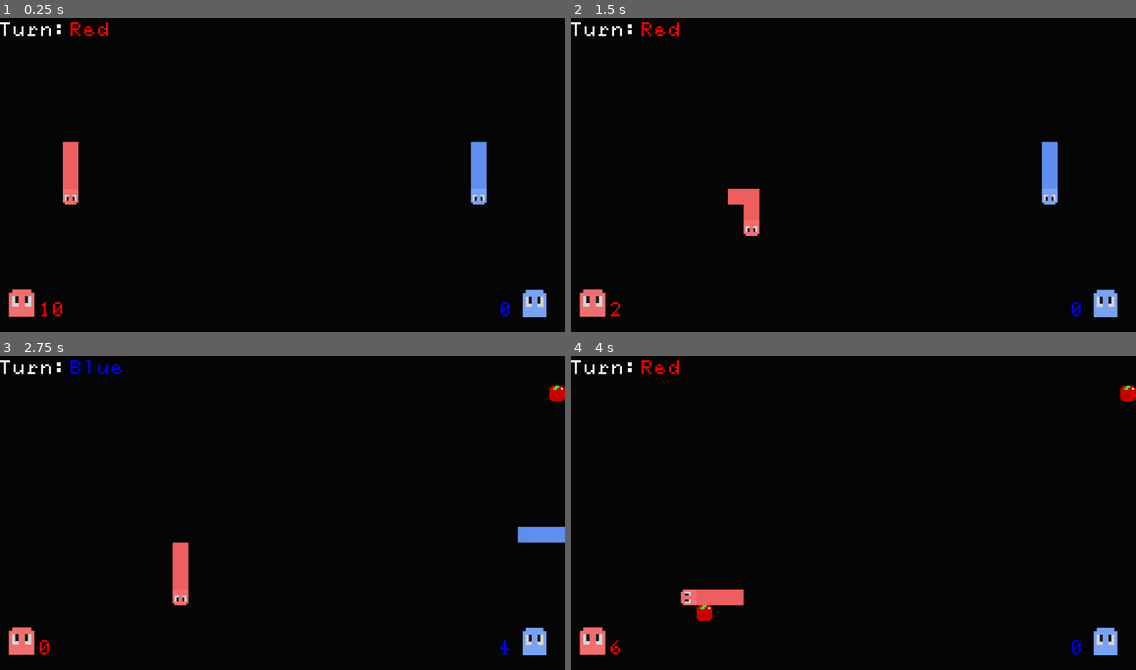
Above: before the commit, frames 1-4 (two rows, left to right).
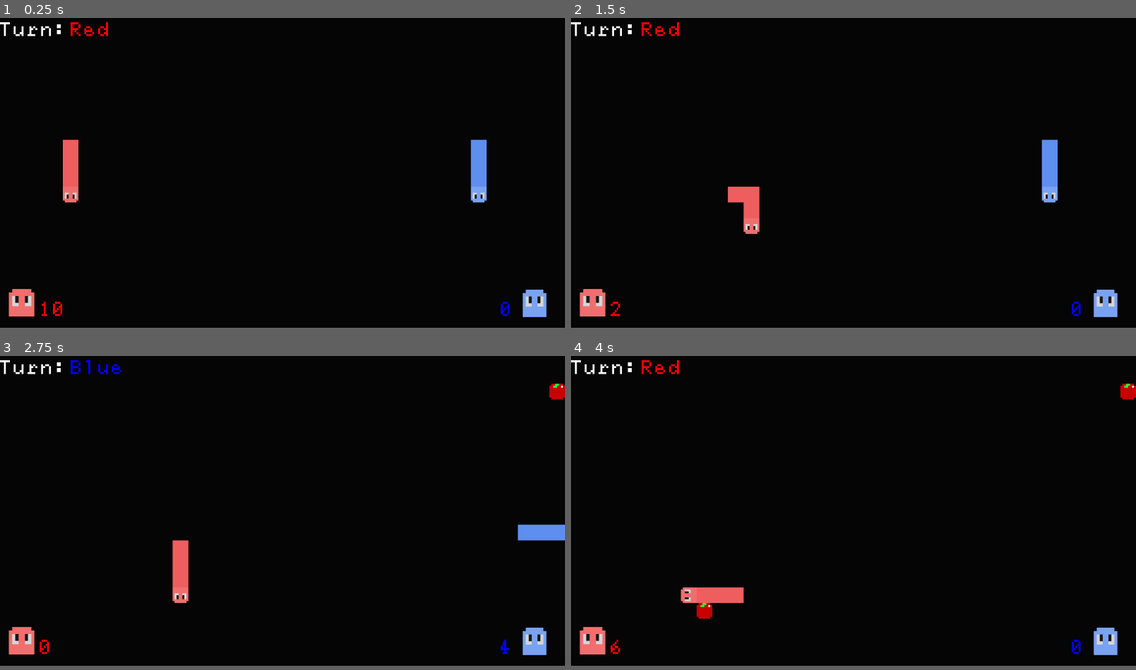
Above: after the commit, the same moments.

Repository: arrowira/MiniJam196Snake
Game: Godot game, scene res://scenes/main.tscn
Two runs of this game, one before a commit and one after it. Both use one fixed random seed, a clock stepped at 60 frames per second and the inputs below.
Inputs:
- Up to frame 1 (0.25 s): no input
- Up to frame 2 (1.5 s): tap Enter at 0.5 s; hold Right (p1right) 0.53-1.28 s; tap S (p2down) at 0.6 s; hold Down (p1down) from 1.28 s (still down); tap A (p2left) at 1.35 s
- Up to frame 3 (2.75 s): tap Space at 2 s; release Down (p1down) at 2.03 s; hold Right (p1right) from 2.03 s (still down); tap D (p2right) at 2.1 s
- Up to frame 4 (4 s): release Right (p1right) at 2.78 s; hold Up (p1up) 2.78-3.53 s; tap W (p2up) at 2.85 s; hold Left (p1left) from 3.53 s (still down); tap S (p2down) at 3.6 s
In our replay, the window is 800x450 before the commit and 800x444 after it. These sizes can differ from the game's own. Grey fills any space a smaller window leaves; there, only what the larger window draws over its background counts as a difference.

The runs differ from the first frame. In frame 1, 0.3% of the frame differs, in the area x 1-97%, y 38-96%; in frame 2, 0.3%; in frame 3, 0.4%; in frame 4, 0.4%, in the area x 1-100%, y 8-96%.

Commit message:
made tutorial scene

Diff:
--- a/minijam-196-proj/project.godot
+++ b/minijam-196-proj/project.godot
@@ -17,6 +17,7 @@
 
 [display]
 
+window/size/viewport_height=640
 window/size/resizable=false
 window/stretch/mode="viewport"
 
--- /dev/null
+++ b/minijam-196-proj/scenes/tutorialGame.tscn
@@ -0,0 +1,174 @@
+[gd_scene load_steps=13 format=3 uid="uid://dsskau34qr8d1"]
+
+[ext_resource type="Script" uid="uid://cyhlxeltdgqch" path="res://scenes/main.gd" id="1_xlbq2"]
+[ext_resource type="PackedScene" uid="uid://dsomo3xmi6joa" path="res://scenes/snakeA.tscn" id="2_4vxjc"]
+[ext_resource type="PackedScene" uid="uid://btptv76as7oeo" path="res://scenes/snakeB.tscn" id="3_ymewv"]
+[ext_resource type="PackedScene" uid="uid://bfhbaw05in4qg" path="res://scenes/AppleSpawner.tscn" id="4_mcu7n"]
+[ext_resource type="AudioStream" uid="uid://dmhgrfd2s2y8w" path="res://misc/snakeGameMusic.mp3" id="5_03m2t"]
+[ext_resource type="Texture2D" uid="uid://b76ffwimyi3sm" path="res://sprites/snakeHead-2.png.png" id="6_spgoy"]
+[ext_resource type="FontFile" uid="uid://d3vemidl8kefx" path="res://Fonts/fs-ti-92-eno-c.ttf" id="7_bsx8s"]
+[ext_resource type="Texture2D" uid="uid://sjvkab515afb" path="res://sprites/snakeHead-1.png.png" id="8_3r5ja"]
+[ext_resource type="PackedScene" uid="uid://b6ybdm80pbatp" path="res://scenes/time_spawner.tscn" id="9_r6kfy"]
+[ext_resource type="AudioStream" uid="uid://bs3eh0insxy55" path="res://misc/pickupCoin.wav" id="10_d8i4d"]
+[ext_resource type="AudioStream" uid="uid://baoatoaa4mbrh" path="res://misc/random.wav" id="11_piuav"]
+[ext_resource type="PackedScene" uid="uid://44gvqt8prq2e" path="res://scenes/tutorial.tscn" id="12_4vxjc"]
+
+[node name="main" type="Node2D"]
+script = ExtResource("1_xlbq2")
+
+[node name="snakeA" parent="." instance=ExtResource("2_4vxjc")]
+position = Vector2(128, 352)
+
+[node name="snakeB" parent="." instance=ExtResource("3_ymewv")]
+position = Vector2(960, 352)
+
+[node name="AppleSpawner" parent="." instance=ExtResource("4_mcu7n")]
+spawnSpeed = 2
+
+[node name="AudioStreamPlayer" type="AudioStreamPlayer" parent="."]
+stream = ExtResource("5_03m2t")
+volume_db = -12.306
+autoplay = true
+
+[node name="Camera2D" type="Camera2D" parent="."]
+position = Vector2(576, 320)
+
+[node name="Hud" type="CanvasLayer" parent="."]
+
+[node name="Rem" type="Sprite2D" parent="Hud"]
+position = Vector2(1090, 590)
+scale = Vector2(0.296, 0.35)
+texture = ExtResource("6_spgoy")
+
+[node name="Blue" type="RichTextLabel" parent="Hud/Rem"]
+anchors_preset = -1
+anchor_left = 0.06832294
+anchor_top = 6.64769
+anchor_right = 2.0254183
+anchor_bottom = 7.8619757
+offset_left = -244.03973
+offset_top = -1120.7733
+offset_right = -172.03973
+offset_bottom = -1080.7733
+theme_override_fonts/normal_font = ExtResource("7_bsx8s")
+theme_override_font_sizes/normal_font_size = 96
+metadata/_edit_use_anchors_ = true
+
+[node name="Ram" type="Sprite2D" parent="Hud"]
+position = Vector2(44.249996, 589)
+scale = Vector2(0.32187504, 0.35000002)
+texture = ExtResource("8_3r5ja")
+
+[node name="Red" type="RichTextLabel" parent="Hud/Ram"]
+anchors_preset = -1
+anchor_left = 0.06832294
+anchor_top = 6.64769
+anchor_right = 1.9290022
+anchor_bottom = 8.040547
+offset_left = 103.24308
+offset_top = -1117.916
+offset_right = 175.24307
+offset_bottom = -1077.916
+theme_override_fonts/normal_font = ExtResource("7_bsx8s")
+theme_override_font_sizes/normal_font_size = 96
+metadata/_edit_use_anchors_ = true
+
+[node name="Prefix2" type="RichTextLabel" parent="Hud"]
+anchors_preset = -1
+anchor_right = 0.07725695
+anchor_bottom = 0.06944445
+offset_right = 72.0
+offset_bottom = 39.999996
+theme_override_fonts/normal_font = ExtResource("7_bsx8s")
+theme_override_font_sizes/normal_font_size = 32
+text = "Turn:"
+metadata/_edit_use_anchors_ = true
+
+[node name="RemOrRam" type="RichTextLabel" parent="Hud"]
+offset_left = 144.0
+offset_right = 330.0
+offset_bottom = 73.0
+theme_override_fonts/normal_font = ExtResource("7_bsx8s")
+theme_override_font_sizes/normal_font_size = 32
+
+[node name="DeathScreen" type="Control" parent="Hud"]
+visible = false
+layout_mode = 3
+anchors_preset = 0
+offset_right = 40.0
+offset_bottom = 40.0
+
+[node name="Panel" type="Panel" parent="Hud/DeathScreen"]
+layout_mode = 0
+offset_left = 192.0
+offset_top = 256.0
+offset_right = 928.0
+offset_bottom = 512.0
+
+[node name="Win" type="RichTextLabel" parent="Hud/DeathScreen"]
+layout_mode = 1
+anchors_preset = -1
+anchor_left = -0.5512039
+anchor_top = 0.16628341
+anchor_right = 8.498799
+anchor_bottom = 0.5073326
+offset_left = 246.04816
+offset_top = 217.34866
+offset_right = 318.04803
+offset_bottom = 359.7067
+theme_override_fonts/normal_font = ExtResource("7_bsx8s")
+theme_override_font_sizes/normal_font_size = 96
+text = "0
+"
+fit_content = true
+metadata/_edit_use_anchors_ = true
+
+[node name="Winner" type="RichTextLabel" parent="Hud/DeathScreen"]
+layout_mode = 1
+anchors_preset = -1
+anchor_left = 1.0762146
+anchor_top = 0.4
+anchor_right = 9.151215
+anchor_bottom = 3.575
+offset_left = 564.9514
+offset_top = 208.0
+offset_right = 636.9514
+offset_bottom = 248.0
+theme_override_fonts/normal_font = ExtResource("7_bsx8s")
+theme_override_font_sizes/normal_font_size = 96
+text = "Won!"
+metadata/_edit_use_anchors_ = true
+
+[node name="Button" type="Button" parent="Hud/DeathScreen"]
+layout_mode = 0
+offset_left = 224.0
+offset_top = 384.0
+offset_right = 896.0
+offset_bottom = 480.0
+theme_override_colors/icon_normal_color = Color(0.6543364, 0.13666287, 0.28185844, 1)
+
+[node name="RichTextLabel" type="RichTextLabel" parent="Hud/DeathScreen"]
+layout_mode = 0
+offset_left = 224.0
+offset_top = 384.0
+offset_right = 896.0
+offset_bottom = 480.0
+mouse_filter = 2
+theme_override_fonts/normal_font = ExtResource("7_bsx8s")
+theme_override_font_sizes/normal_font_size = 50
+bbcode_enabled = true
+text = "[wave][rainbow][center]RESTART"
+
+[node name="TimeSpawner" parent="." instance=ExtResource("9_r6kfy")]
+
+[node name="pickup" type="AudioStreamPlayer" parent="."]
+stream = ExtResource("10_d8i4d")
+volume_db = 4.771
+
+[node name="deathSound" type="AudioStreamPlayer" parent="."]
+stream = ExtResource("11_piuav")
+volume_db = 7.633
+
+[node name="Tutorial" parent="." instance=ExtResource("12_4vxjc")]
+
+[connection signal="pressed" from="Hud/DeathScreen/Button" to="." method="_on_button_pressed"]
